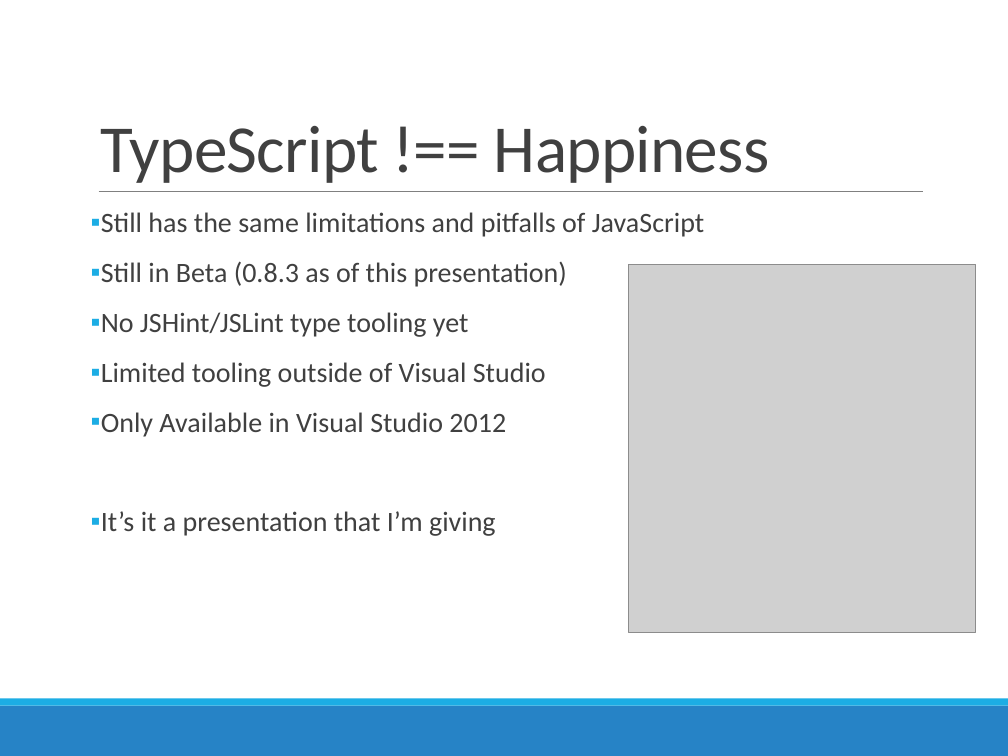
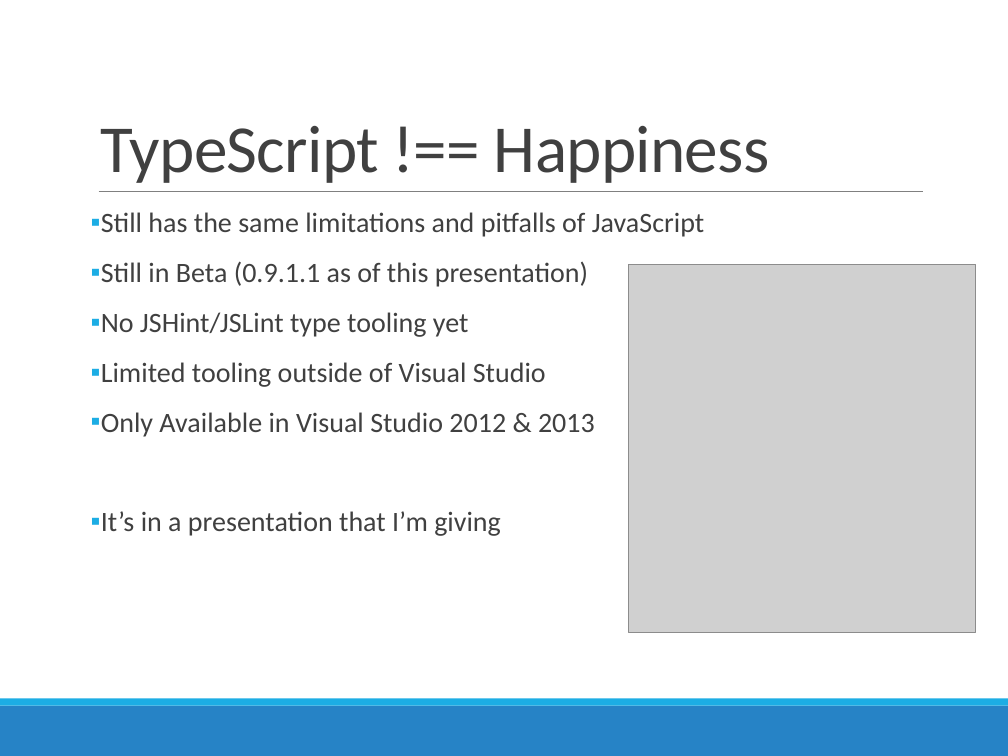
Before and after one commit to jacobladams/presentations, a slide deck: slide 8 of typescript/TypeScript - Beyond JavaScript.pptx (slide 9 before the commit). Drawn at 1008x756 pixels with LibreOffice and Linux fonts; fonts in the diff are those of the drawing; grey boxes stand for pictures. Boxes give left, top, right and bottom in pixels: in the first picture for what was removed or moved away, otherwise in the second. Text is boxed around its words. In the diff, an @@ line names an element or a change of style, - is before the commit and + after.

```diff
--- a/typescript/TypeScript - Beyond JavaScript.pptx
+++ b/typescript/TypeScript - Beyond JavaScript.pptx
@@ text at bbox=[101, 261, 588, 287]: text changed @@
-▪ Still in Beta (0.8.3 as of this presentation)
+▪ Still in Beta (0.9.1.1 as of this presentation)
@@ text at bbox=[101, 412, 595, 536]: text changed @@
-▪ Only Available in Visual Studio 2012
-▪ It’s it a presentation that I’m giving
+▪ Only Available in Visual Studio 2012 & 2013
+▪ It’s in a presentation that I’m giving
```
Also in this commit, not shown: 7 other slides changed, 1 slide removed, 12 other files.
